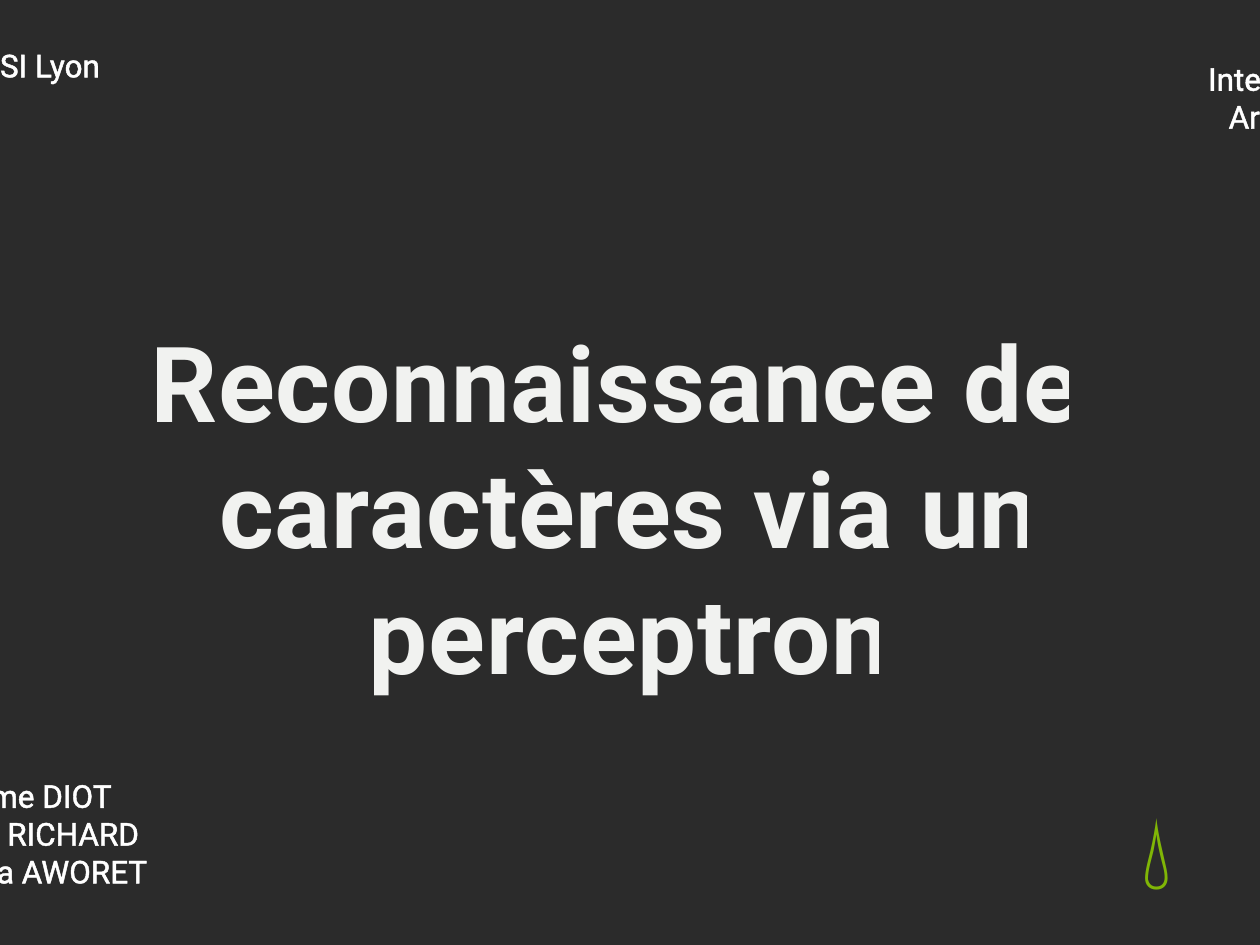
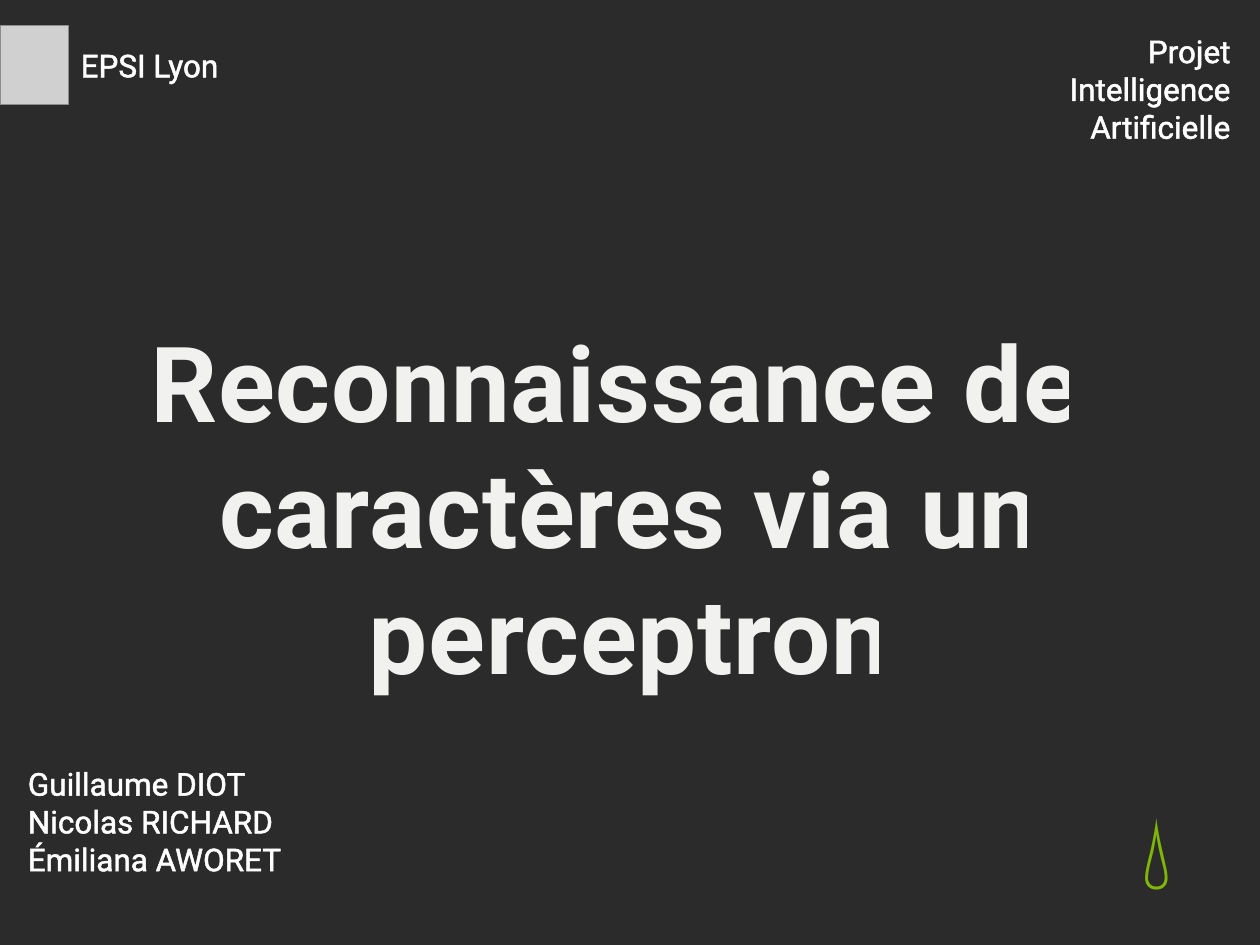
Before and after one commit to Spleeen/Reconnaissance-de-caract-res, a slide deck: slide 1 of docs/Présentation Reconnaissance de caractères.pptx. Drawn at 1260x945 pixels with LibreOffice and Linux fonts; fonts in the diff are those of the drawing; grey boxes stand for pictures; background and template pictures are left out; a plain dark background stands for a picture behind light text. Boxes give left, top, right and bottom in pixels: in the first picture for what was removed or moved away, otherwise in the second. Text is boxed around its words. In the diff, an @@ line names an element or a change of style, - is before the commit and + after.

```diff
--- a/docs/Présentation Reconnaissance de caractères.pptx
+++ b/docs/Présentation Reconnaissance de caractères.pptx
@@ picture added at box(0, 25, 68, 105) @@
@@ text "Projet Intelligence Artificielle" rewrapped from box(1139, 15, 1260, 142) to box(1070, 40, 1231, 140) @@
@@ text "EPSI Lyon" rewrapped from box(35, 54, 100, 84) to box(81, 54, 218, 84) @@
@@ text "Guillaume DIOT" rewrapped from box(7, 785, 147, 884) to box(28, 772, 281, 872) @@
```
Also in this commit, not shown: 2 other slides changed, 1 other file.
